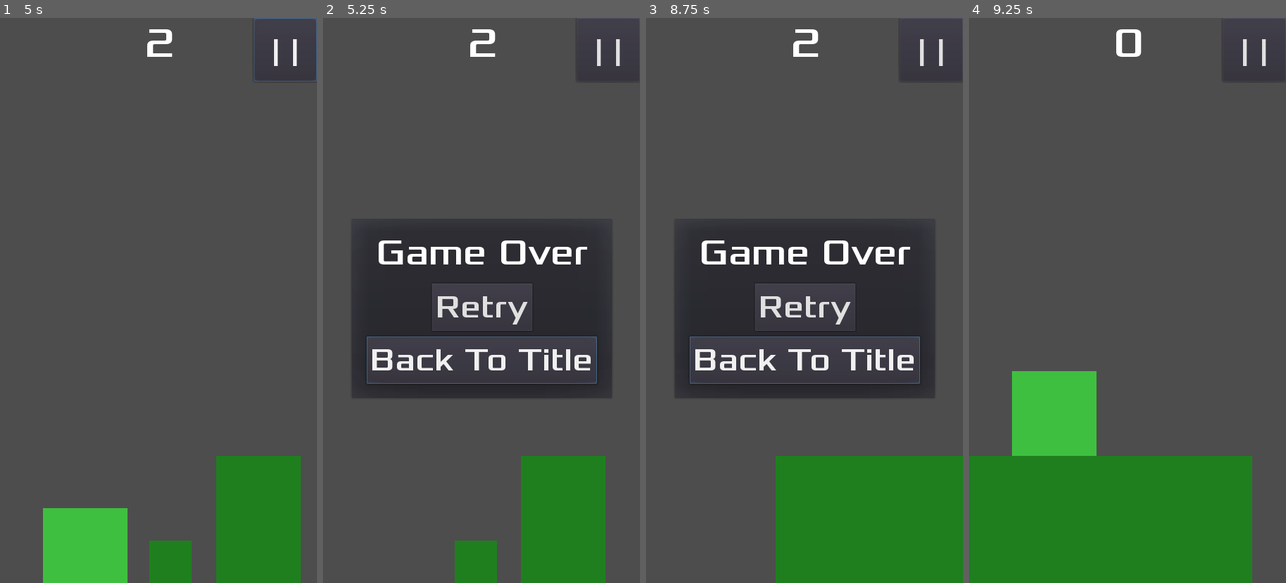
Above: before the commit, frames 1-4 (left to right).
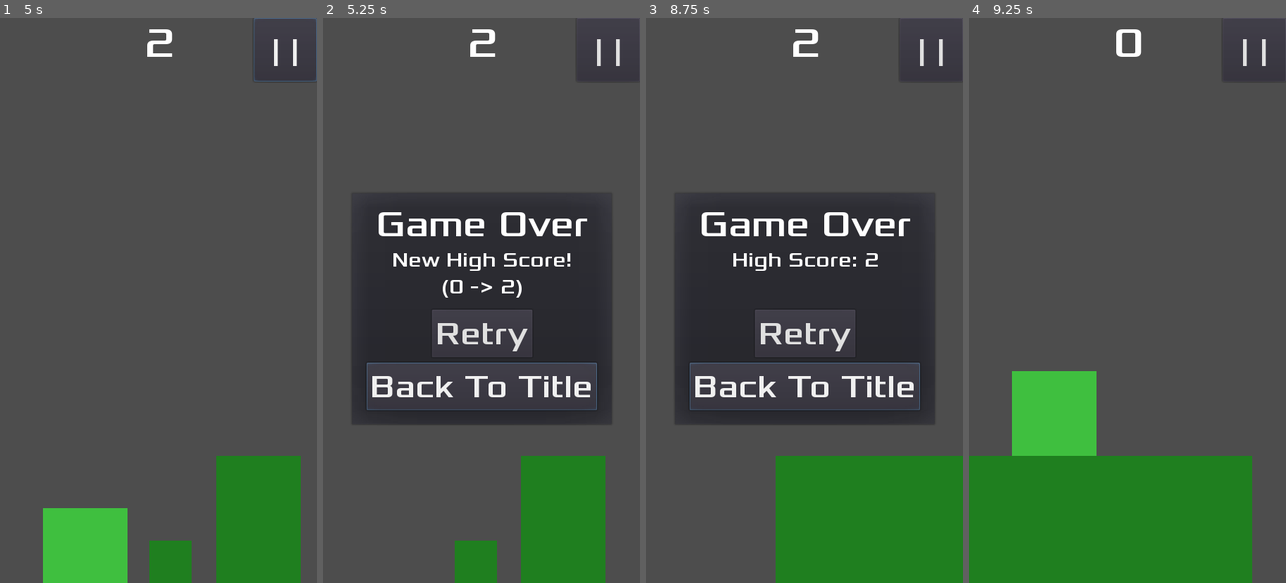
Above: after the commit, the same moments.

Repository: tomas7770/RunJump
Game: Godot game, scene res://scenes/Main.tscn
The game is run twice, just before and just after one commit, with the same random seed, the same clock (stepped at 60 frames per second) and the same inputs. This scene is started directly instead of the project's main scene.
Inputs (mouse positions are in pixels of both pictures, inside the frame that each line leads up to):
- Up to frame 1 (5 s): click "| |" at 0.5 s; click "Continue" at 1.25 s; click "| |" at 2 s; click "Continue" at 2.75 s; click "| |" at 3.5 s; click "Continue" at 4.25 s
- Up to frame 2 (5.25 s): move the mouse to (551, 272) at 5.02 s; click (551, 272) at 5.17 s
- Up to frame 3 (8.75 s): click "Retry" at 5.75 s; move the mouse to (741, 328) at 6.52 s; click (741, 328) at 6.67 s; move the mouse to (836, 176) at 7.27 s; click (836, 176) at 7.42 s; move the mouse to (788, 413) at 8.02 s; click (788, 413) at 8.17 s
- Up to frame 4 (9.25 s): click "Retry" at 8.75 s

Frame 1 is identical in both runs. In frame 2, 12% of the frame differs, in the area x 9-92%, y 31-72%; in frame 3, 12%; in frame 4, nothing differs.

Commit message:
Show current high score in game over popup
Show old and new high score if it changes

Diff:
--- a/scenes/HUD.gd
+++ b/scenes/HUD.gd
@@ -18,7 +18,12 @@
 	$HUD_Container/PausePopup/DifficultyLabel.text = "Difficulty: "+DIFFICULTY_STRINGS[current_difficulty]
 
 func update_highscore_label(highscore):
-	$HUD_Container/PausePopup/HighScoreLabel.text = "High Score: "+str(highscore)
+	var target_string = "High Score: "+str(highscore)
+	$HUD_Container/PausePopup/HighScoreLabel.text = target_string
+	$HUD_Container/GameOver/HighScoreLabel.text = target_string
+
+func newhighscore(old, new):
+	$HUD_Container/GameOver/HighScoreLabel.text = "New High Score!\n("+str(old)+" -> "+str(new)+")"
 
 func _pause_popup():
 	if !($HUD_Container/GameOver.visible):
--- a/scenes/HUD.tscn
+++ b/scenes/HUD.tscn
@@ -66,9 +66,9 @@
 anchor_right = 0.5
 anchor_bottom = 0.5
 margin_left = -200.0
-margin_top = -125.0
-margin_right = 200.0
-margin_bottom = 150.0
+margin_top = -165.0
+margin_right = 200.0
+margin_bottom = 190.0
 popup_exclusive = true
 __meta__ = {
 "_edit_use_anchors_": false
@@ -76,17 +76,18 @@
 
 [node name="Label" type="Label" parent="HUD_Container/GameOver"]
 anchor_left = 0.5
-anchor_top = 0.5
-anchor_right = 0.5
-anchor_bottom = 0.5
-margin_left = -117.0
-margin_top = -120.0
-margin_right = 117.0
-margin_bottom = -40.0
+anchor_right = 0.5
+margin_left = -164.0
+margin_top = 15.0
+margin_right = 164.0
+margin_bottom = 95.0
 grow_horizontal = 2
 custom_fonts/font = SubResource( 3 )
 text = "Game Over"
 align = 1
+__meta__ = {
+"_edit_use_anchors_": false
+}
 
 [node name="TitleButton" type="Button" parent="HUD_Container/GameOver"]
 anchor_left = 0.5
@@ -100,6 +101,9 @@
 grow_horizontal = 2
 custom_fonts/font = SubResource( 4 )
 text = "Back To Title"
+__meta__ = {
+"_edit_use_anchors_": false
+}
 
 [node name="RetryButton" type="Button" parent="HUD_Container/GameOver"]
 anchor_left = 0.5
@@ -113,6 +117,22 @@
 grow_horizontal = 2
 custom_fonts/font = SubResource( 4 )
 text = "Retry"
+
+[node name="HighScoreLabel" type="Label" parent="HUD_Container/GameOver"]
+anchor_left = 0.5
+anchor_right = 0.5
+margin_left = -200.0
+margin_top = 85.0
+margin_right = 200.0
+margin_bottom = 125.0
+grow_horizontal = 2
+custom_fonts/font = SubResource( 5 )
+text = "High Score: 0"
+align = 1
+clip_text = true
+__meta__ = {
+"_edit_use_anchors_": false
+}
 
 [node name="PausePopup" type="PopupDialog" parent="HUD_Container"]
 self_modulate = Color( 1, 1, 1, 0.498039 )
--- a/scenes/Main.gd
+++ b/scenes/Main.gd
@@ -64,6 +64,9 @@
 		if player.position.y-64 > screen_size.y:
 			GlobalVariables.pause = true
 			$Player.queue_free()
+			var old_highscore = GlobalVariables.highscore_get()
+			if score > old_highscore:
+				$HUD.newhighscore(old_highscore, score)
 			GlobalVariables.highscore_set(score, current_difficulty)
 			$HUD.game_over()
 		if $SpawnTimer.is_paused() or $ScoreTimer.is_paused():
